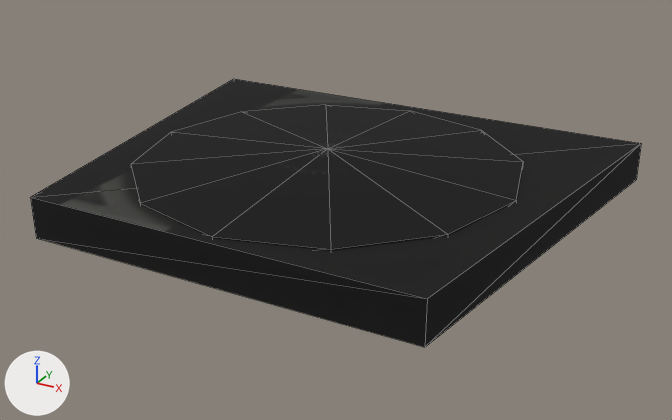
The glTF model packs/tribes2/config/AssetPacks/tribes2/t2_station_inv_mpb.glb, before and after one commit.
One viewpoint serves both versions: a 50 mm camera at (3.05, -2.54, 2.67) aimed at (0.11, 2.82, -0.01). Lighting does not change. The marker at lower left points along +X, +Y and +Z. The older version comes first. Mesh edges are drawn as thin lines. Objects named as collision shapes, trigger or cutter boxes, shadow casters or lower levels of detail are left out. Where no turn or scale is listed for an object, it has been applied to the vertices.

Objects in the first picture: 'PadInner128', 'Ramp128'.
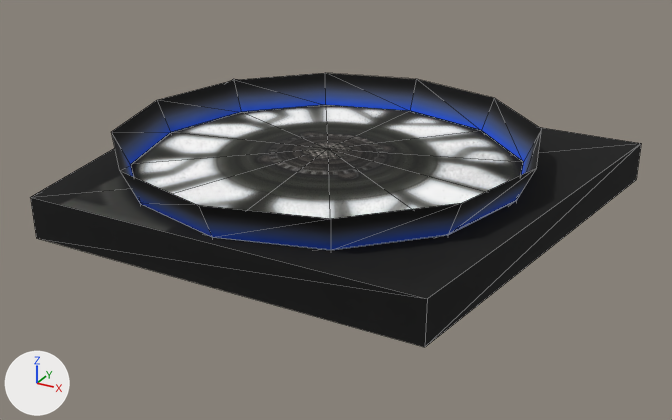
The change in detail:
Picture 'switchbeam' (img_switchbeam) is new.
Picture 'station_inventory_activate' (img_station_inventory_activate) is new.
Material 'switchbeam' (mat_switchbeam) is new.
Its texture is img_switchbeam.
Its roughness is 1.0.
Material 'station_inventory_activate' (mat_station_inventory_activate) is new.
Its texture is img_station_inventory_activate.
Its roughness is 1.0.
Mesh me_beam is new.
It has 24 vertices, 24 faces and spans x -1.51..1.51, y -0.25..0.0, z -1.51..1.51.
It uses material mat_switchbeam (picture img_switchbeam).
Mesh me_padinnerb is new.
It has 25 vertices, 36 faces and spans x -1.4..1.4, y -0.26..0.0, z -1.4..1.4.
It uses material mat_station_inventory_activate (picture img_station_inventory_activate).
Object 'PadInnerB128' (ob_padinnerb128) now shows me_padinnerb instead of nothing.
Object 'Beam128' (ob_beam128) now shows me_beam instead of nothing.

Changed parts and their boxes [x1, y1, x2, y2] in the pictures (672 x 420 px):
'PadInnerB128', now drawn: after [131, 105, 523, 250]
'Beam128', now drawn: after [112, 73, 542, 250]
'PadInner128', unchanged, covered by the edit: before [131, 105, 523, 251]; after [132, 108, 523, 251]
